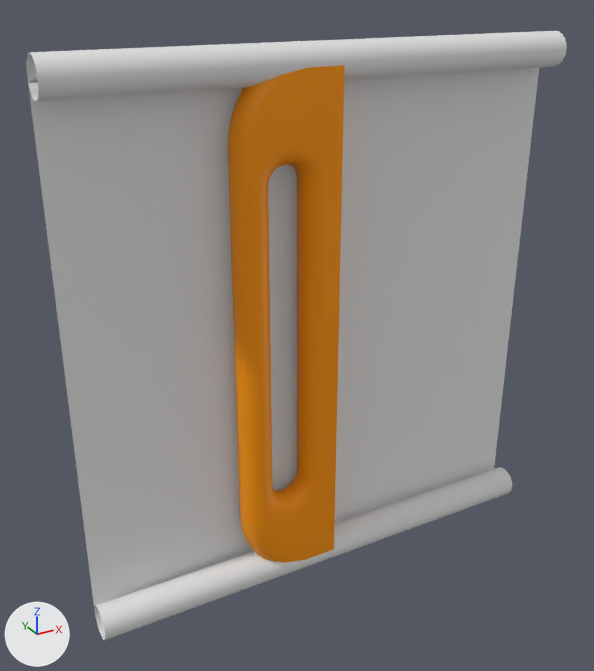
Two versions of the Blender file res/item/scrollpanel.blend, one commit apart.
Camera for both pictures: a camera (50 mm lens) standing at (-0.114, -0.192, 0.095) and looking at (-0.008, -0.001, -0.001). The axes (+X, +Y, +Z) are drawn at lower left. The lights are the same throughout.

Before the edit, the objects in view are built like this:
```python
me_vert_002 = bpy.data.meshes.new('Vert.002')
me_vert_002.from_pydata(...)  # 318 vertices, 332 faces; spans x 0.0..0.0297, y -0.0001..0.0099, z -0.0796..0.0
me_vert_002.polygons.foreach_set('use_smooth', [True] * 332)
me_vert_002.materials.append(mat_handle)  # orange #ff9900
me_vert_003 = bpy.data.meshes.new('Vert.003')
me_vert_003.from_pydata(...)  # 76 vertices, 37 faces; spans x -0.075..0.075, y 0.0..0.01, z -0.08..0.08
me_vert_003.polygons.foreach_set('use_smooth', [True] * 37)
me_vert_003.materials.append(mat_blank)  # white #e7e7e7
ob_scrollpanelcenter = bpy.data.objects.new('ScrollPanelCenter', me_vert_003)
ob_scrollpanelcenter.location = (0.0, 0.0, 0.0)
ob_scrollpanelcenter.rotation_euler = (0.0, 0.0, 3.142)  # degrees (0, 0, 180)
ob_scrollpanelshellhandle = bpy.data.objects.new('ScrollPanelShellHandle', me_vert_002)
ob_scrollpanelshellhandle.location = (0.0, 0.0, 0.0)
ob_scrollpanelshellhandle.rotation_euler = (0.0, 0.0, 3.142)  # degrees (0, 0, 180)
_m = ob_scrollpanelshellhandle.modifiers.new('Mirror', 'MIRROR')
_m.use_axis = (False, False, True)
_m.use_clip = True
_m = ob_scrollpanelshellhandle.modifiers.new('Decimate', 'DECIMATE')
_m.decimate_type = 'DISSOLVE'
_m.angle_limit = 0.0175
```
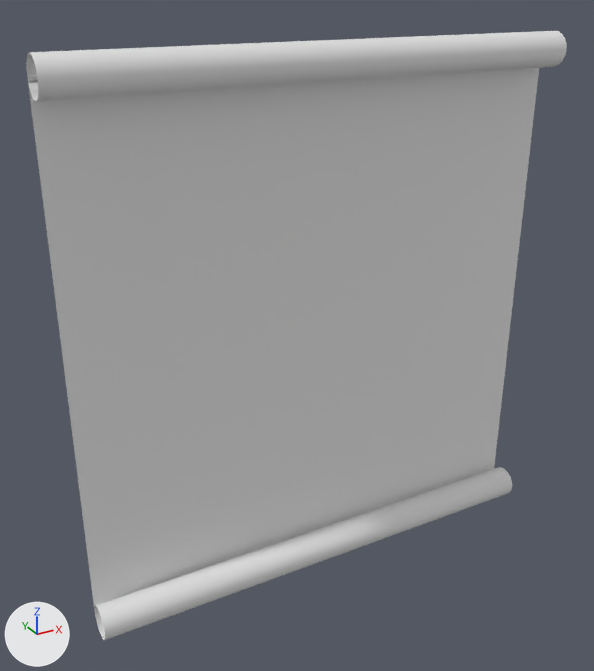
Commit message: scroll panel worky uwu

Boxes [x1, y1, x2, y2] around the edits, measured in the pictures (594 x 671 px):
'ScrollPanelShellHandle', hidden
    before: [228, 40, 345, 563]

Edits to the bpy script that builds the scene:
```text
Change ob_scrollpanelshellhandle:
    add ob_scrollpanelshellhandle.hide_set(True)
```
